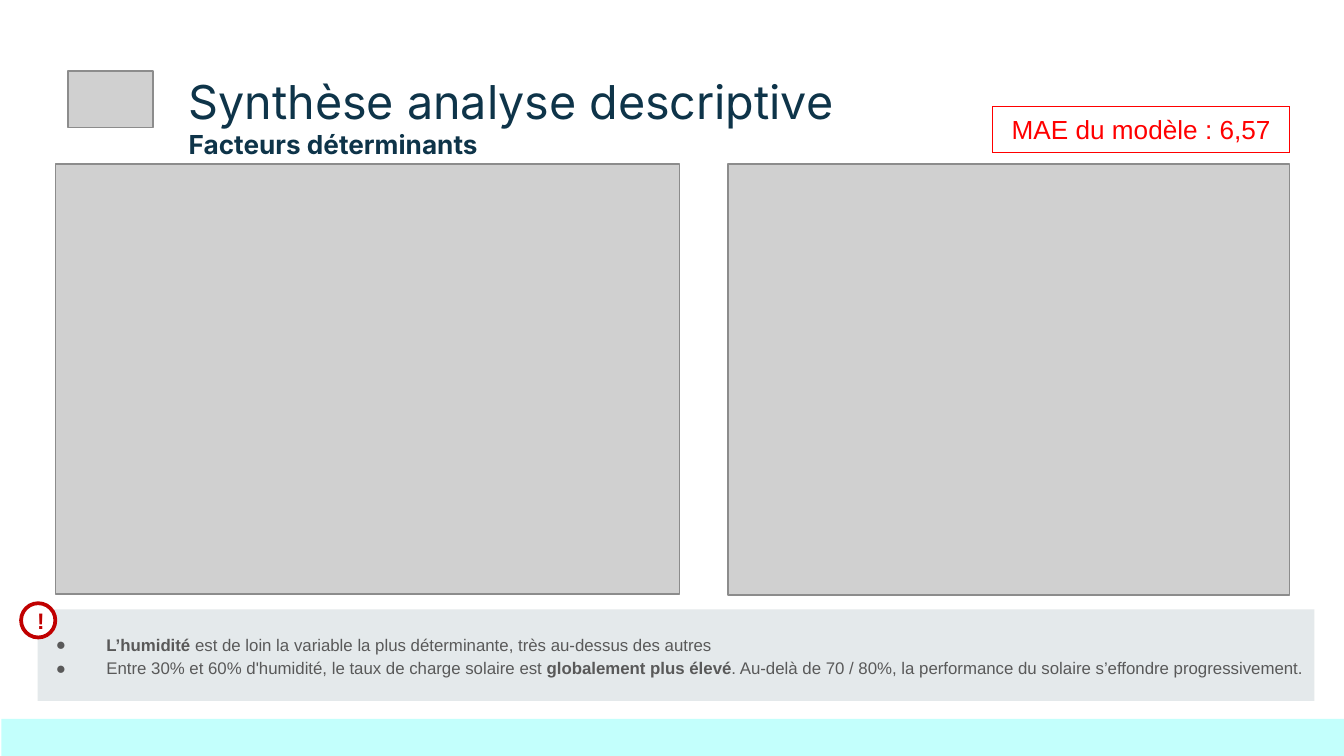
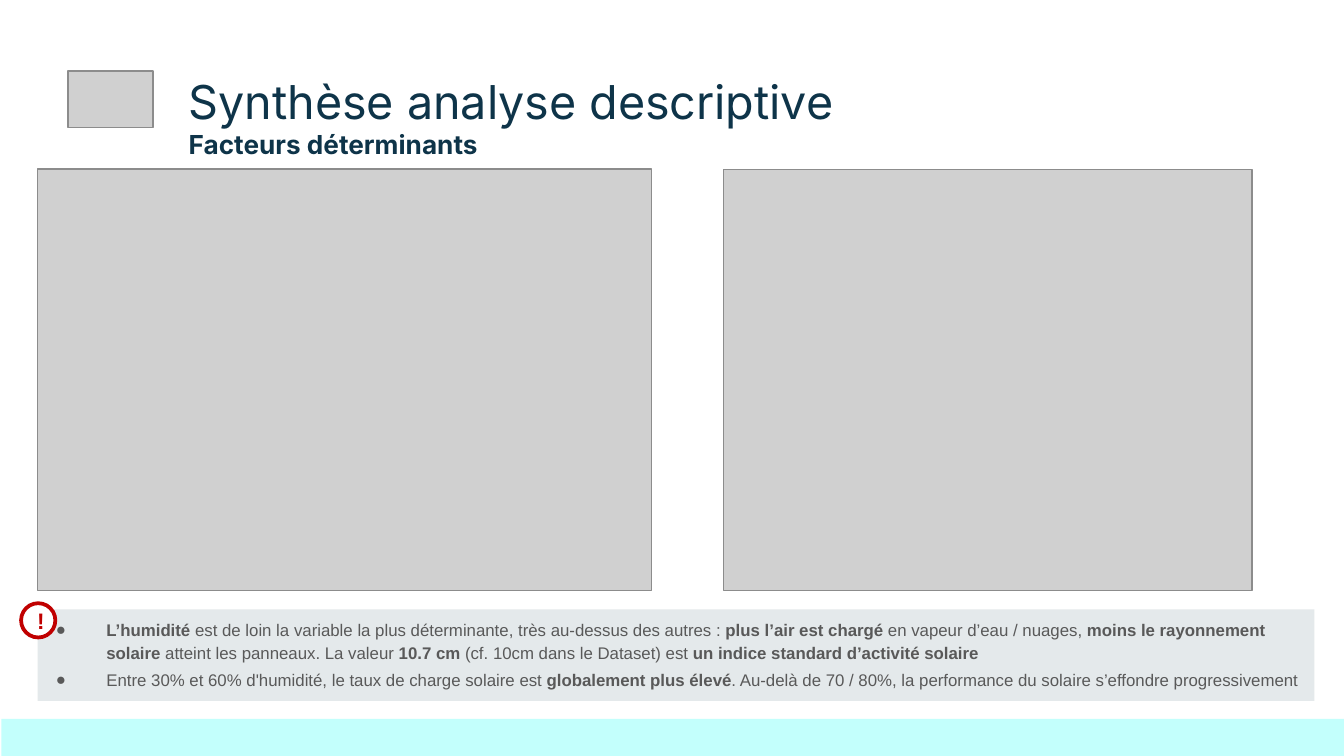
Before and after one commit to Sheikoh/REnergies_efficiency_prediction, a slide deck: slide 9 of presentation/dsfs_ft_36_Projet_REnergies_efficiency_prediction.pptx. Drawn at 1344x756 pixels with LibreOffice and Linux fonts; fonts in the diff are those of the drawing; grey boxes stand for pictures. Boxes give left, top, right and bottom in pixels: in the first picture for what was removed or moved away, otherwise in the second. Text is boxed around its words. In the diff, an @@ line names an element or a change of style, - is before the commit and + after.

```diff
--- a/presentation/dsfs_ft_36_Projet_REnergies_efficiency_prediction.pptx
+++ b/presentation/dsfs_ft_36_Projet_REnergies_efficiency_prediction.pptx
@@ rectangle removed at bbox=[993, 108, 1290, 153] @@
-MAE du modèle : 6,57
@@ picture: place and size @@
-picture at bbox=[55, 164, 679, 594]
+picture at bbox=[38, 169, 650, 591]
@@ picture: place and size @@
-picture at bbox=[728, 164, 1290, 595]
+picture at bbox=[723, 169, 1251, 590]
@@ text at bbox=[106, 623, 1298, 690]: text changed @@
-● L’humidité est de loin la variable la plus déterminante, très au-dessus des autres
-● Entre 30% et 60% d'humidité, le taux de charge solaire est globalement plus élevé. Au-delà de 70 / 80%, la performance du solaire s’effondre progressivement.
+● L’humidité est de loin la variable la plus déterminante, très au-dessus des autres : plus l’air est chargé en vapeur d’eau / nuages, moins le rayonnement solaire atteint les panneaux. La valeur 10.7 cm (cf. 10cm dans le Dataset) est un indice standard d’activité solaire
+● Entre 30% et 60% d'humidité, le taux de charge solaire est globalement plus élevé. Au-delà de 70 / 80%, la performance du solaire s’effondre progressivement
```
Also in this commit, not shown: 9 other slides changed, 1 slide added, 8 other files.
